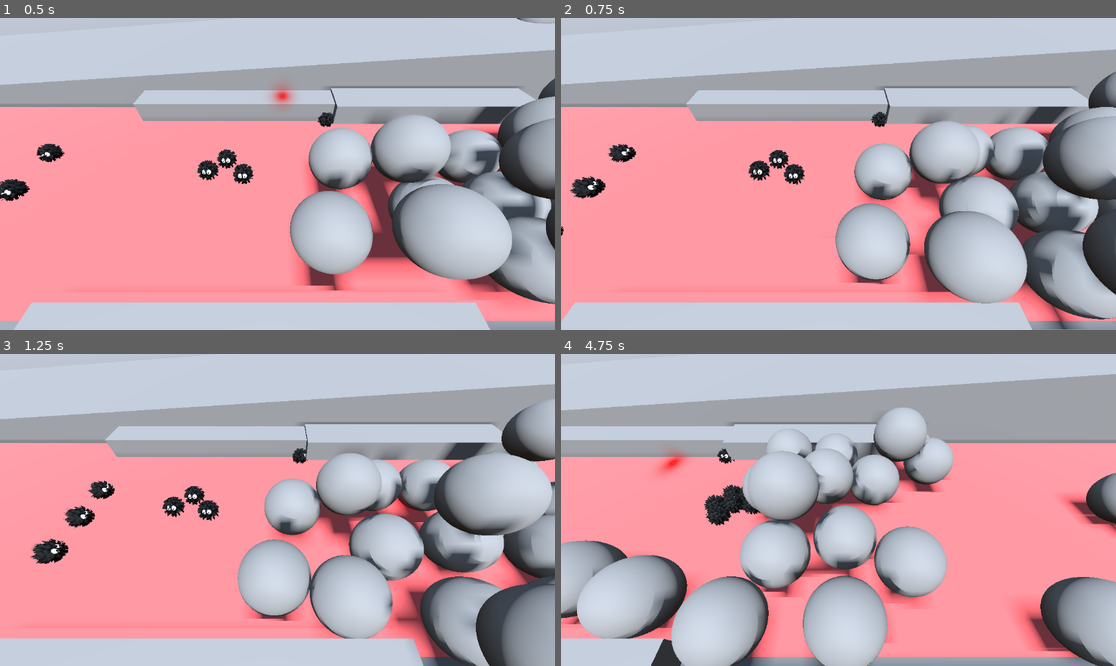
Above: before the commit, frames 1-4 (two rows, left to right).
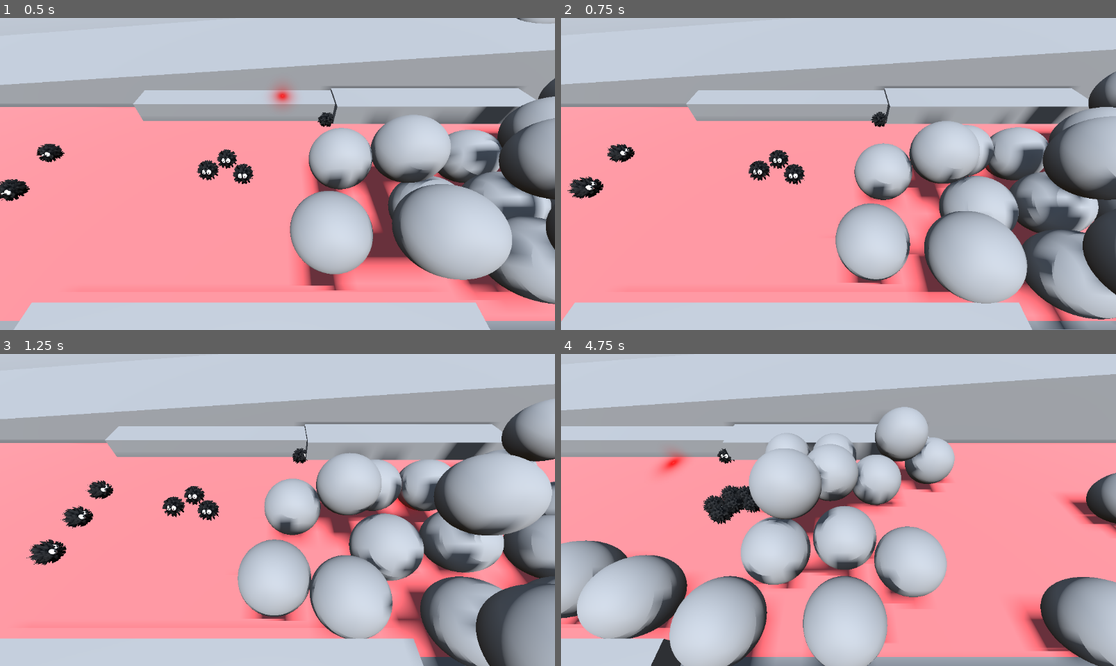
Above: after the commit, the same moments.

Repository: CaptainPMM/LD56
Game: Godot game, scene res://scenes/world.tscn
Two runs of this game, one before a commit and one after it. Both use one fixed random seed, a clock stepped at 60 frames per second and the inputs below.
Inputs (mouse positions are in pixels of both pictures, inside the frame that each line leads up to):
- Up to frame 1 (0.5 s): no input
- Up to frame 2 (0.75 s): move the mouse to (960, 158) at 0.52 s; hold Space from 0.53 s (still down)
- Up to frame 3 (1.25 s): keep holding Space
- Up to frame 4 (4.75 s): move the mouse to (727, 525) at 1.27 s; release Space at 1.28 s; tap Space at 1.35, 1.52, 1.82, 2.85, 3.02, 3.32, 4.35, 4.52 s; move the mouse to (894, 441) at 2.02 s; hold Space 2.03-2.78 s; move the mouse to (810, 572) at 2.77 s; move the mouse to (1005, 556) at 3.52 s; hold Space 3.53-4.28 s; move the mouse to (672, 463) at 4.27 s

Frame 1 is identical in both runs. In frame 2, 0.3% of the frame differs, in the area x 0-14%, y 40-70%; in frame 3, 0.4%; in frame 4, 2.8%, in the area x 16-71%, y 16-100%.

Commit message:
Add bugfix for 'every dude runs to the pointer if the game is started immediately'

Diff:
--- a/scripts/game_manager.gd
+++ b/scripts/game_manager.gd
@@ -15,6 +15,9 @@
 # ONLY FOR TESTING: should be moved to a UI controller or similar that calls startGame from there on space press
 func _input(_event: InputEvent) -> void:
 	if Input.is_key_pressed(KEY_SPACE):
+		# wait one frame before starting the game, because otherwise every dude on the map
+		# will instantly run to the mouse cursor
+		await get_tree().process_frame
 		startGame()
 
 func startGame() -> void:
